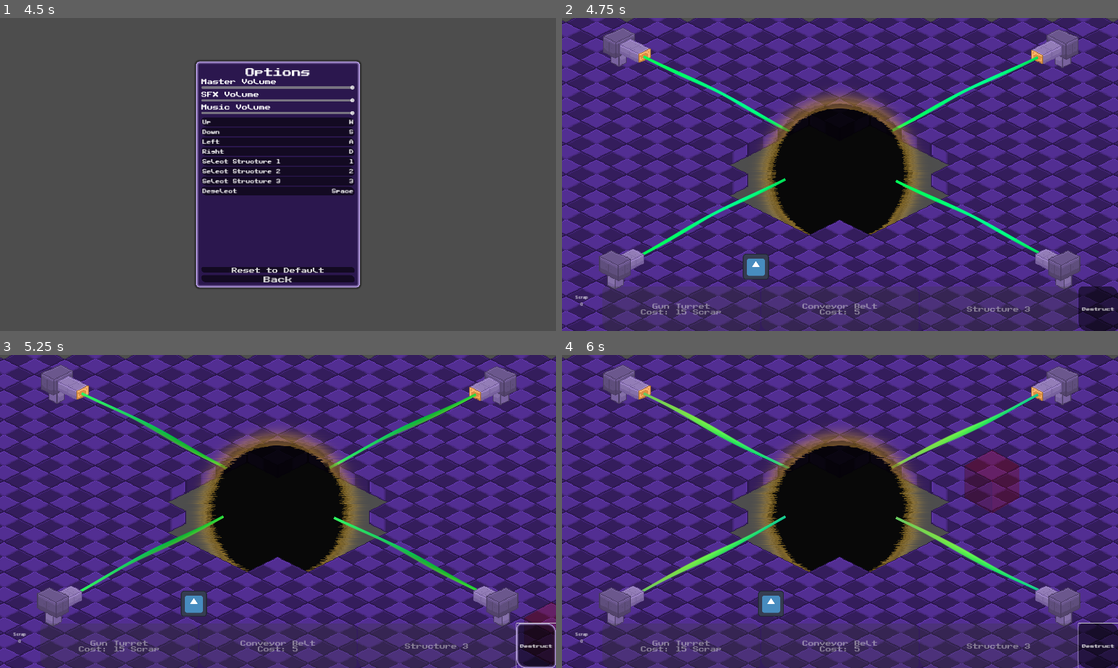
Above: before the commit, frames 1-4 (two rows, left to right).
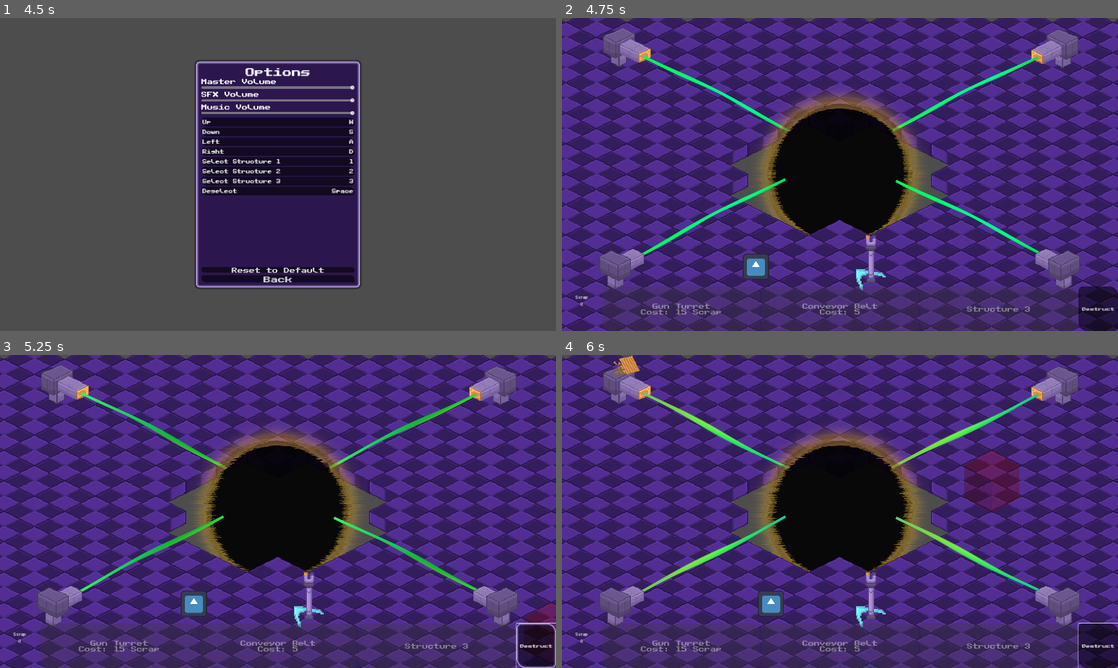
Above: after the commit, the same moments.

Repository: jkostello/Godot-Wild-Jam-69
Game: Godot game, scene res://UI/start_menu.tscn
Same seed, same stepped clock (60 frames per second), same inputs: the game is played once before the commit and once after it. The engine's default icon, where the game draws it, is replaced by a stand-in: a white triangle on a blue panel in a dark square. Sound files missing from this copy of the repository are replaced by a short silence.
Inputs (mouse positions are in pixels of both pictures, inside the frame that each line leads up to):
- Up to frame 1 (4.5 s): click "Start" at 0.5 s; click "Start" at 1.25 s; click "How To Play" at 2 s; click "Back" at 2.75 s; click "Options" at 3.5 s; click (278, 121) at 4.27 s
- Up to frame 2 (4.75 s): no input
- Up to frame 3 (5.25 s): click "Destruct" at 5 s
- Up to frame 4 (6 s): tap Enter at 5.75 s; move the mouse to (962, 495) at 5.77 s; hold D (right) from 5.78 s (still down); hold Space (deselect) from 5.78 s (still down); click (962, 495) at 5.92 s

Frame 1 is identical in both runs. In frame 2, 0.3% of the frame differs, in the area x 52-59%, y 69-87%; in frame 3, 0.3%; in frame 4, 0.5%, in the area x 9-59%, y 0-87%.
Error in both runs: Cannot call method 'change_scene_to_file' on a null value. (res://UI/start_menu.gd:17)

Commit message:
magnet

Diff:
--- a/conveyor.gd
+++ b/conveyor.gd
@@ -8,31 +8,30 @@
 	value = 2
 
 func _physics_process(delta):
-	var push_vec : Vector2
 	match facing_dir:
 		0:
-			push_vec = Vector2(-2,-1).normalized()
 			$Sprite2D.flip_h = true
 			$Sprite2D.flip_v = true # Change this to vertical sprite
 		1:
-			push_vec = Vector2(2,-1).normalized()
 			$Sprite2D.flip_h = false
 			$Sprite2D.flip_v = true # Change this to vertical sprite
 		2:
-			push_vec = Vector2(2,1).normalized()
 			$Sprite2D.flip_h = false
 			$Sprite2D.flip_v = false # Change this to vertical sprite
 		3:
-			push_vec = Vector2(-2,1).normalized()
 			$Sprite2D.flip_h = true
 			$Sprite2D.flip_v = false # Change this to vertical sprite
 
 	for b in touching_bodies:
-		var temp_v = b.velocity
-		b.velocity = push_vec * strength
-		b.move_and_slide()
-		b.velocity = temp_v
-
+		match facing_dir:
+			0:
+				b.push1 = true
+			1:
+				b.push2 = true
+			2:
+				b.push3 = true
+			3:
+				b.push4 = true
 
 
 func _on_area_2d_body_entered(body):
@@ -41,3 +40,13 @@
 
 func _on_area_2d_body_exited(body):
 	touching_bodies.erase(body)
+
+	match facing_dir:
+		0:
+			body.push1 = false
+		1:
+			body.push2 = false
+		2:
+			body.push3 = false
+		3:
+			body.push4 = false
--- a/conveyor.tscn
+++ b/conveyor.tscn
@@ -10,7 +10,7 @@
 strength = 40.0
 
 [node name="Area2D" type="Area2D" parent="." index="0"]
-collision_layer = 8
+collision_layer = 136
 collision_mask = 6
 
 [node name="CollisionPolygon2D" type="CollisionPolygon2D" parent="Area2D" index="0"]
--- a/enemy.gd
+++ b/enemy.gd
@@ -1,4 +1,5 @@
 extends CharacterBody2D
+class_name Enemy
 
 @export var speed := 50.0
 @export var health := 3
@@ -6,6 +7,13 @@
 var player : CharacterBody2D
 var tangible := false
 var attacking := false
+
+
+var push1 := false
+var push2 := false
+var push3 := false
+var push4 := false
+
 
 func _ready():
 	player = get_tree().get_first_node_in_group("Player")
@@ -37,7 +45,7 @@
 		# Checks if closer turret exists
 		for t in get_tree().get_nodes_in_group("Turret"):
 			var t_dist = global_position.distance_to(t.global_position)
-			if t_dist < global_position.distance_to(closest_target) and t_dist < 200.0: # 200.0 should be turret range
+			if t_dist < global_position.distance_to(closest_target) and t_dist < 200.0: #TODO Should be turret range
 				closest_target = t.global_position
 
 	# If no turrets, set target to laser
@@ -65,6 +73,23 @@
 		move_and_slide()
 
 
+	var temp_v = velocity
+	var push_vec := Vector2(0,0)
+	if push1:
+		push_vec += Vector2(-1,-0.5)
+	if push2:
+		push_vec += Vector2(1,-0.5)
+	if push3:
+		push_vec += Vector2(1,0.5)
+	if push4:
+		push_vec += Vector2(-1,0.5)
+
+	push_vec = push_vec.normalized()
+	velocity = push_vec * 50
+	move_and_slide()
+	velocity = temp_v
+
+
 func _on_die_finished():
 	queue_free()
 
--- a/enemy.tscn
+++ b/enemy.tscn
@@ -14,7 +14,7 @@
 [node name="Enemy" type="CharacterBody2D"]
 modulate = Color(1, 1, 1, 0)
 collision_layer = 4
-collision_mask = 5
+collision_mask = 69
 motion_mode = 1
 script = ExtResource("1_2offh")
 
--- a/laser.gd
+++ b/laser.gd
@@ -33,7 +33,7 @@
 func _on_area_2d_body_entered(body):
 	if (body == player):
 		repairing = true
-	else:
+	elif body is Enemy:
 		colliding_enemies += 1
 		body.attacking = true
 		body.get_node("Attack").play()
@@ -42,7 +42,7 @@
 func _on_area_2d_body_exited(body):
 	if (body == player):
 		repairing = false
-	else:
+	elif body is Enemy:
 		colliding_enemies -= 1
 		body.attacking = false
 
--- a/laser.tscn
+++ b/laser.tscn
@@ -64,6 +64,7 @@
 shape = SubResource("CapsuleShape2D_2eaqh")
 
 [node name="StaticBody2D" type="StaticBody2D" parent="Area2D"]
+collision_layer = 64
 collision_mask = 6
 
 [node name="CollisionShape2D" type="CollisionShape2D" parent="Area2D/StaticBody2D"]
@@ -73,7 +74,6 @@
 
 [node name="AnimatedSprite2D" type="AnimatedSprite2D" parent="."]
 position = Vector2(1.90735e-06, -3.8147e-06)
-scale = Vector2(1, 1)
 sprite_frames = SubResource("SpriteFrames_83u5x")
 
 [node name="ColorRect" type="ColorRect" parent="."]
--- a/level.tscn
+++ b/level.tscn
@@ -8,6 +8,7 @@
 [ext_resource type="PackedScene" uid="uid://bkwa8366unv8y" path="res://player.tscn" id="5_w3uvl"]
 [ext_resource type="Shader" path="res://laser.gdshader" id="7_fv8rl"]
 [ext_resource type="AudioStream" uid="uid://7us4g0ytk3co" path="res://consume.wav" id="8_glsn0"]
+[ext_resource type="PackedScene" uid="uid://uqyqil2wo7pp" path="res://magnet.tscn" id="9_5stre"]
 
 [sub_resource type="NavigationPolygon" id="NavigationPolygon_j53cu"]
 vertices = PackedVector2Array(150, 0, 0, 75, -150, 0, 0, -75)
@@ -98,6 +99,81 @@
 shader_parameter/wave_offset = 1.8
 shader_parameter/iterations = 4
 
+[sub_resource type="Animation" id="Animation_8efte"]
+length = 0.001
+tracks/0/type = "value"
+tracks/0/imported = false
+tracks/0/enabled = true
+tracks/0/path = NodePath("TileMap/Void:scale")
+tracks/0/interp = 1
+tracks/0/loop_wrap = true
+tracks/0/keys = {
+"times": PackedFloat32Array(0),
+"transitions": PackedFloat32Array(1),
+"update": 0,
+"values": [Vector2(1, 1)]
+}
+tracks/1/type = "value"
+tracks/1/imported = false
+tracks/1/enabled = true
+tracks/1/path = NodePath("TileMap/Void/Centerblock/CollisionPolygon2D:disabled")
+tracks/1/interp = 1
+tracks/1/loop_wrap = true
+tracks/1/keys = {
+"times": PackedFloat32Array(0),
+"transitions": PackedFloat32Array(1),
+"update": 1,
+"values": [false]
+}
+tracks/2/type = "value"
+tracks/2/imported = false
+tracks/2/enabled = true
+tracks/2/path = NodePath("TileMap/Void/ColorRect2:z_index")
+tracks/2/interp = 1
+tracks/2/loop_wrap = true
+tracks/2/keys = {
+"times": PackedFloat32Array(0),
+"transitions": PackedFloat32Array(1),
+"update": 1,
+"values": [-1]
+}
+tracks/3/type = "value"
+tracks/3/imported = false
+tracks/3/enabled = true
+tracks/3/path = NodePath("TileMap/Void/ColorRect:z_index")
+tracks/3/interp = 1
+tracks/3/loop_wrap = true
+tracks/3/keys = {
+"times": PackedFloat32Array(0),
+"transitions": PackedFloat32Array(1),
+"update": 1,
+"values": [4]
+}
+tracks/4/type = "value"
+tracks/4/imported = false
+tracks/4/enabled = true
+tracks/4/path = NodePath("TileMap/Void/ColorRect2/AnimatedSprite2D2:modulate")
+tracks/4/interp = 1
+tracks/4/loop_wrap = true
+tracks/4/keys = {
+"times": PackedFloat32Array(0),
+"transitions": PackedFloat32Array(1),
+"update": 0,
+"values": [Color(1, 1, 1, 0.886275)]
+}
+tracks/5/type = "value"
+tracks/5/imported = false
+tracks/5/enabled = true
+tracks/5/path = NodePath("TileMap/Void/ColorRect/AnimatedSprite2D:modulate")
+tracks/5/interp = 1
+tracks/5/loop_wrap = true
+tracks/5/keys = {
+"times": PackedFloat32Array(0),
+"transitions": PackedFloat32Array(1),
+"update": 0,
+"values": [Color(1, 1, 1, 0.886275)]
+}
+
 [sub_resource type="Animation" id="Animation_mkug8"]
 resource_name = "die"
 tracks/0/type = "value"
@@ -173,81 +249,6 @@
 "values": [Color(1, 1, 1, 1)]
 }
 
-[sub_resource type="Animation" id="Animation_8efte"]
-length = 0.001
-tracks/0/type = "value"
-tracks/0/imported = false
-tracks/0/enabled = true
-tracks/0/path = NodePath("TileMap/Void:scale")
-tracks/0/interp = 1
-tracks/0/loop_wrap = true
-tracks/0/keys = {
-"times": PackedFloat32Array(0),
-"transitions": PackedFloat32Array(1),
-"update": 0,
-"values": [Vector2(1, 1)]
-}
-tracks/1/type = "value"
-tracks/1/imported = false
-tracks/1/enabled = true
-tracks/1/path = NodePath("TileMap/Void/Centerblock/CollisionPolygon2D:disabled")
-tracks/1/interp = 1
-tracks/1/loop_wrap = true
-tracks/1/keys = {
-"times": PackedFloat32Array(0),
-"transitions": PackedFloat32Array(1),
-"update": 1,
-"values": [false]
-}
-tracks/2/type = "value"
-tracks/2/imported = false
-tracks/2/enabled = true
-tracks/2/path = NodePath("TileMap/Void/ColorRect2:z_index")
-tracks/2/interp = 1
-tracks/2/loop_wrap = true
-tracks/2/keys = {
-"times": PackedFloat32Array(0),
-"transitions": PackedFloat32Array(1),
-"update": 1,
-"values": [-1]
-}
-tracks/3/type = "value"
-tracks/3/imported = false
-tracks/3/enabled = true
-tracks/3/path = NodePath("TileMap/Void/ColorRect:z_index")
-tracks/3/interp = 1
-tracks/3/loop_wrap = true
-tracks/3/keys = {
-"times": PackedFloat32Array(0),
-"transitions": PackedFloat32Array(1),
-"update": 1,
-"values": [4]
-}
-tracks/4/type = "value"
-tracks/4/imported = false
-tracks/4/enabled = true
-tracks/4/path = NodePath("TileMap/Void/ColorRect2/AnimatedSprite2D2:modulate")
-tracks/4/interp = 1
-tracks/4/loop_wrap = true
-tracks/4/keys = {
-"times": PackedFloat32Array(0),
-"transitions": PackedFloat32Array(1),
-"update": 0,
-"values": [Color(1, 1, 1, 0.886275)]
-}
-tracks/5/type = "value"
-tracks/5/imported = false
-tracks/5/enabled = true
-tracks/5/path = NodePath("TileMap/Void/ColorRect/AnimatedSprite2D:modulate")
-tracks/5/interp = 1
-tracks/5/loop_wrap = true
-tracks/5/keys = {
-"times": PackedFloat32Array(0),
-"transitions": PackedFloat32Array(1),
-"update": 0,
-"values": [Color(1, 1, 1, 0.886275)]
-}
-
 [sub_resource type="AnimationLibrary" id="AnimationLibrary_xx6d3"]
 _data = {
 "RESET": SubResource("Animation_8efte"),
@@ -371,6 +372,9 @@
 [node name="AudioStreamPlayer" type="AudioStreamPlayer" parent="."]
 stream = ExtResource("8_glsn0")
 
+[node name="Magnet" parent="." instance=ExtResource("9_5stre")]
+position = Vector2(153, 519)
+
 [editable path="TileMap/Void"]
 [editable path="Laser"]
 [editable path="Laser2"]
--- /dev/null
+++ b/magnet.tscn
@@ -0,0 +1,72 @@
+[gd_scene load_steps=8 format=3 uid="uid://uqyqil2wo7pp"]
+
+[ext_resource type="PackedScene" uid="uid://b1kv3djwawgx" path="res://structure.tscn" id="1_mbeww"]
+[ext_resource type="Texture2D" uid="uid://xlpbskb76g0h" path="res://MAGNET-Sheet.png" id="2_8qygx"]
+[ext_resource type="Texture2D" uid="uid://bkhif3fnm07yx" path="res://ARROW.png" id="3_xuea0"]
+
+[sub_resource type="Animation" id="Animation_s4a72"]
+resource_name = "magnet"
+length = 1.7
+loop_mode = 1
+tracks/0/type = "value"
+tracks/0/imported = false
+tracks/0/enabled = true
+tracks/0/path = NodePath("Sprite2D:frame")
+tracks/0/interp = 1
+tracks/0/loop_wrap = true
+tracks/0/keys = {
+"times": PackedFloat32Array(0, 0.1, 0.2, 0.3, 0.4, 0.5, 0.6, 0.7, 0.8, 0.9, 1, 1.1, 1.2, 1.3, 1.4, 1.5, 1.6),
+"transitions": PackedFloat32Array(1, 1, 1, 1, 1, 1, 1, 1, 1, 1, 1, 1, 1, 1, 1, 1, 1),
+"update": 1,
+"values": [0, 1, 2, 3, 4, 5, 6, 7, 8, 7, 6, 5, 4, 3, 2, 1, 0]
+}
+
+[sub_resource type="Animation" id="Animation_yfhnr"]
+length = 0.001
+tracks/0/type = "value"
+tracks/0/imported = false
+tracks/0/enabled = true
+tracks/0/path = NodePath("Sprite2D:frame")
+tracks/0/interp = 1
+tracks/0/loop_wrap = true
+tracks/0/keys = {
+"times": PackedFloat32Array(0),
+"transitions": PackedFloat32Array(1),
+"update": 1,
+"values": [0]
+}
+
+[sub_resource type="AnimationLibrary" id="AnimationLibrary_4tx8b"]
+_data = {
+"RESET": SubResource("Animation_yfhnr"),
+"magnet": SubResource("Animation_s4a72")
+}
+
+[sub_resource type="CircleShape2D" id="CircleShape2D_yis58"]
+radius = 213.009
+
+[node name="Magnet" instance=ExtResource("1_mbeww")]
+
+[node name="Sprite2D" parent="." index="0"]
+position = Vector2(0, -101)
+texture = ExtResource("2_8qygx")
+hframes = 9
+
+[node name="Sprite2D2" type="Sprite2D" parent="." index="1"]
+z_index = -1
+scale = Vector2(0.5, 0.5)
+texture = ExtResource("3_xuea0")
+
+[node name="AnimationPlayer" type="AnimationPlayer" parent="." index="2"]
+libraries = {
+"": SubResource("AnimationLibrary_4tx8b")
+}
+
+[node name="Area2D" type="Area2D" parent="." index="3"]
+
+[node name="CollisionShape2D" type="CollisionShape2D" parent="Area2D" index="0"]
+position = Vector2(1, -196)
+scale = Vector2(1, 0.5)
+shape = SubResource("CircleShape2D_yis58")
+
+[connection signal="area_entered" from="Area2D" to="." method="_on_area_2d_area_entered"]
--- a/player.gd
+++ b/player.gd
@@ -5,6 +5,12 @@
 @export var resource : int = 0
 
 var direction := Vector2.ZERO
+
+var push1 := false
+var push2 := false
+var push3 := false
+var push4 := false
+
 
 # Player movement
 func _physics_process(delta):
@@ -18,6 +24,23 @@
 	move_and_slide()
 
 
+	var temp_v = velocity
+	var push_vec := Vector2(0,0)
+	if push1:
+		push_vec += Vector2(-1,-0.5)
+	if push2:
+		push_vec += Vector2(1,-0.5)
+	if push3:
+		push_vec += Vector2(1,0.5)
+	if push4:
+		push_vec += Vector2(-1,0.5)
+
+	push_vec = push_vec.normalized()
+	velocity = push_vec * 50
+	move_and_slide()
+	velocity = temp_v
+
+
 func _on_steptimer_timeout():
 	if direction != Vector2.ZERO:
 		$AudioStreamPlayer.pitch_scale = randf_range(0.8,1.2)
--- a/resources/resource.gd
+++ b/resources/resource.gd
@@ -5,20 +5,41 @@
 var moving = true
 var destination_position = Vector2.ZERO
 
+var push1 := false
+var push2 := false
+var push3 := false
+var push4 := false
+
+
 func _ready():
-	destination_position = Vector2(self.global_position.x + randi_range(-100, 100), randi_range(-650, 650))
+	destination_position = Vector2(global_position.x + randi_range(-100, 100), randi_range(-650, 650))
 	$CharacterBody2D.global_position = destination_position
 	if $CharacterBody2D.move_and_slide():
 		queue_free()
 
 func _physics_process(delta):
 	if moving:
-		self.global_position = self.global_position.move_toward(destination_position, 10)
+		global_position = global_position.move_toward(destination_position, 10)
 		$Area2D/CollisionShape2D.disabled = true
 	else:
 		$Area2D/CollisionShape2D.disabled = false
-	if self.global_position == destination_position:
+	if global_position == destination_position:
 		moving = false
+
+
+
+	var push_vec := Vector2(0,0)
+	if push1:
+		push_vec += Vector2(-1,-0.5)
+	if push2:
+		push_vec += Vector2(1,-0.5)
+	if push3:
+		push_vec += Vector2(1,0.5)
+	if push4:
+		push_vec += Vector2(-1,0.5)
+
+	push_vec = push_vec.normalized()
+	global_position += push_vec * 50 * delta
 
 
 # Add resources to player & delete self
@@ -31,3 +52,27 @@
 
 func _on_audio_stream_player_finished():
 	queue_free()
+
+
+func _on_area_2d_2_area_entered(area):
+	match area.get_parent().facing_dir:
+			0:
+				push1 = true
+			1:
+				push2 = true
+			2:
+				push3 = true
+			3:
+				push4 = true
+
+
+func _on_area_2d_2_area_exited(area):
+	match area.get_parent().facing_dir:
+			0:
+				push1 = false
+			1:
+				push2 = false
+			2:
+				push3 = false
+			3:
+				push4 = false
--- a/resources/resource.tscn
+++ b/resources/resource.tscn
@@ -17,6 +17,13 @@
 [node name="CollisionShape2D" type="CollisionShape2D" parent="Area2D"]
 shape = SubResource("RectangleShape2D_xyhcs")
 
+[node name="Area2D2" type="Area2D" parent="."]
+collision_layer = 64
+collision_mask = 128
+
+[node name="CollisionShape2D" type="CollisionShape2D" parent="Area2D2"]
+shape = SubResource("RectangleShape2D_xyhcs")
+
 [node name="Sprite2D" type="Sprite2D" parent="."]
 position = Vector2(9.53674e-07, 0)
 scale = Vector2(0.719697, 0.719697)
@@ -28,9 +35,12 @@
 
 [node name="CharacterBody2D" type="CharacterBody2D" parent="."]
 collision_layer = 0
+collision_mask = 9
 
 [node name="CollisionShape2D" type="CollisionShape2D" parent="CharacterBody2D"]
 shape = SubResource("RectangleShape2D_xyhcs")
 
 [connection signal="body_entered" from="Area2D" to="." method="_on_area_2d_body_entered"]
+[connection signal="area_entered" from="Area2D2" to="." method="_on_area_2d_2_area_entered"]
+[connection signal="area_exited" from="Area2D2" to="." method="_on_area_2d_2_area_exited"]
 [connection signal="finished" from="AudioStreamPlayer" to="." method="_on_audio_stream_player_finished"]
--- a/structure.gd
+++ b/structure.gd
@@ -3,3 +3,34 @@
 
 var facing_dir := 0 # 0-4 (upleft,upright,downright,downleft)
 var value
+
+var target_vec := Vector2.ZERO
+
+func _physics_process(delta):
+
+	match facing_dir:
+		0:
+			$Sprite2D2.flip_h = true
+			$Sprite2D2.flip_v = true # Change this to vertical sprite
+			target_vec = Vector2(-1,-0.5)
+		1:
+			$Sprite2D2.flip_h = false
+			$Sprite2D2.flip_v = true # Change this to vertical sprite
+			target_vec = Vector2(1,-0.5)
+		2:
+			$Sprite2D2.flip_h = false
+			$Sprite2D2.flip_v = false # Change this to vertical sprite
+			target_vec = Vector2(1,0.5)
+		3:
+			$Sprite2D2.flip_h = true
+			$Sprite2D2.flip_v = false # Change this to vertical sprite
+			target_vec = Vector2(-1,0.5)
+
+
+
+
+
+
+func _on_area_2d_area_entered(area):
+	area.get_parent().destination_position = target_vec
+	print(area.get_parent())
--- a/structure_handler.gd
+++ b/structure_handler.gd
@@ -4,10 +4,12 @@
 @onready var tile_map : TileMap = get_node(self.get_meta("activeTilemap"))
 @onready var conveyor = preload("res://conveyor.tscn")
 @onready var turret = preload("res://turret.tscn")
+@onready var magnet = preload("res://magnet.tscn")
 @onready var player : Node2D = get_node(self.get_meta("playerNode"))
 
 @export var conveyorCost : int = 5
-@export var turretCost : int = 15
+@export var turretCost : int = 20
+@export var magnetCost : int = 10
 var structure_selected = 0
 var spaceTaken : bool = false
 var clicked_cell := Vector2.ZERO
@@ -150,6 +152,12 @@
 			var new_c = conveyor.instantiate()
 			new_c.facing_dir = struct_r
 			createStruct(new_c)
+		elif structure_selected == 3 and player.resource >= magnetCost:
+			newScrap = -magnetCost
+			var new_m = magnet.instantiate()
+			new_m.facing_dir = struct_r
+			createStruct(new_m)
+
 
 	# Destruct
 	elif structure_selected == 4:
Binary file added: ARROW.png
Not shown, added: ARROW.png.import
Binary file added: arr.png
Not shown, added: arr.png.import
Not shown: 1 places in level.tscn that only renumber resources
